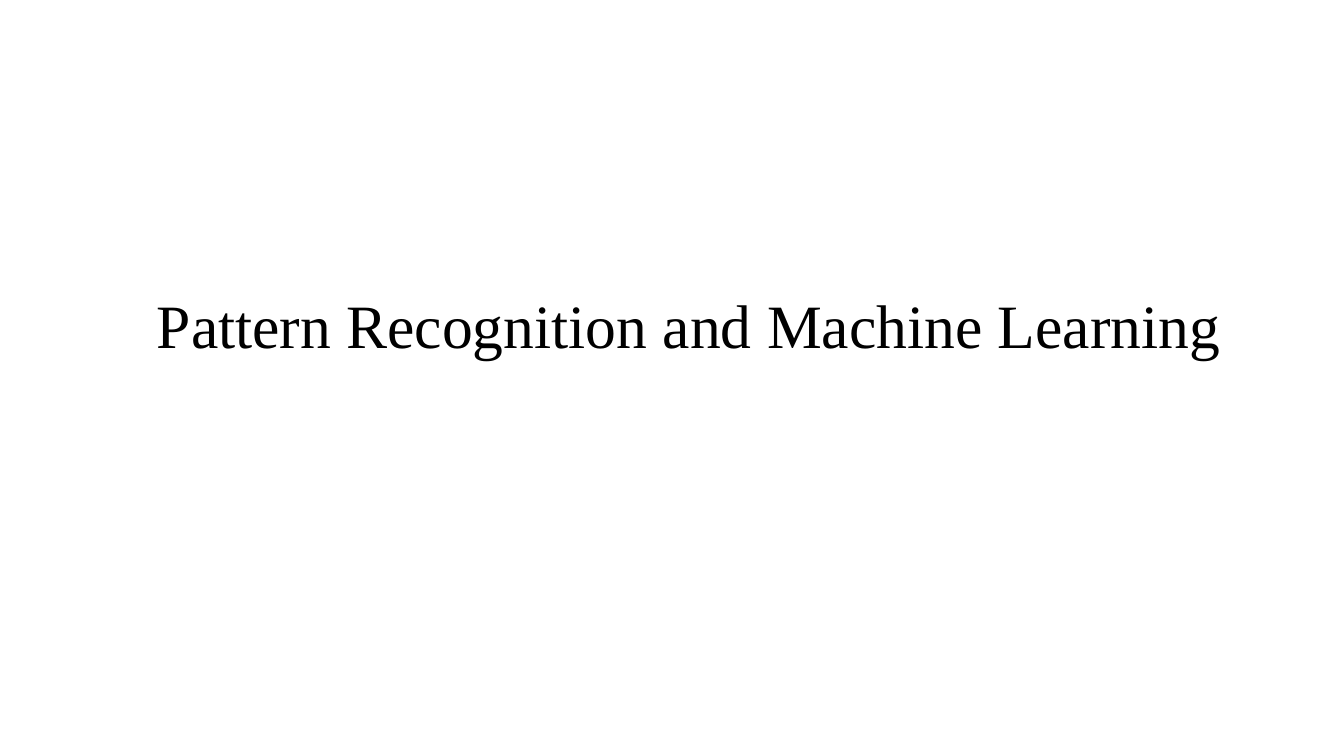
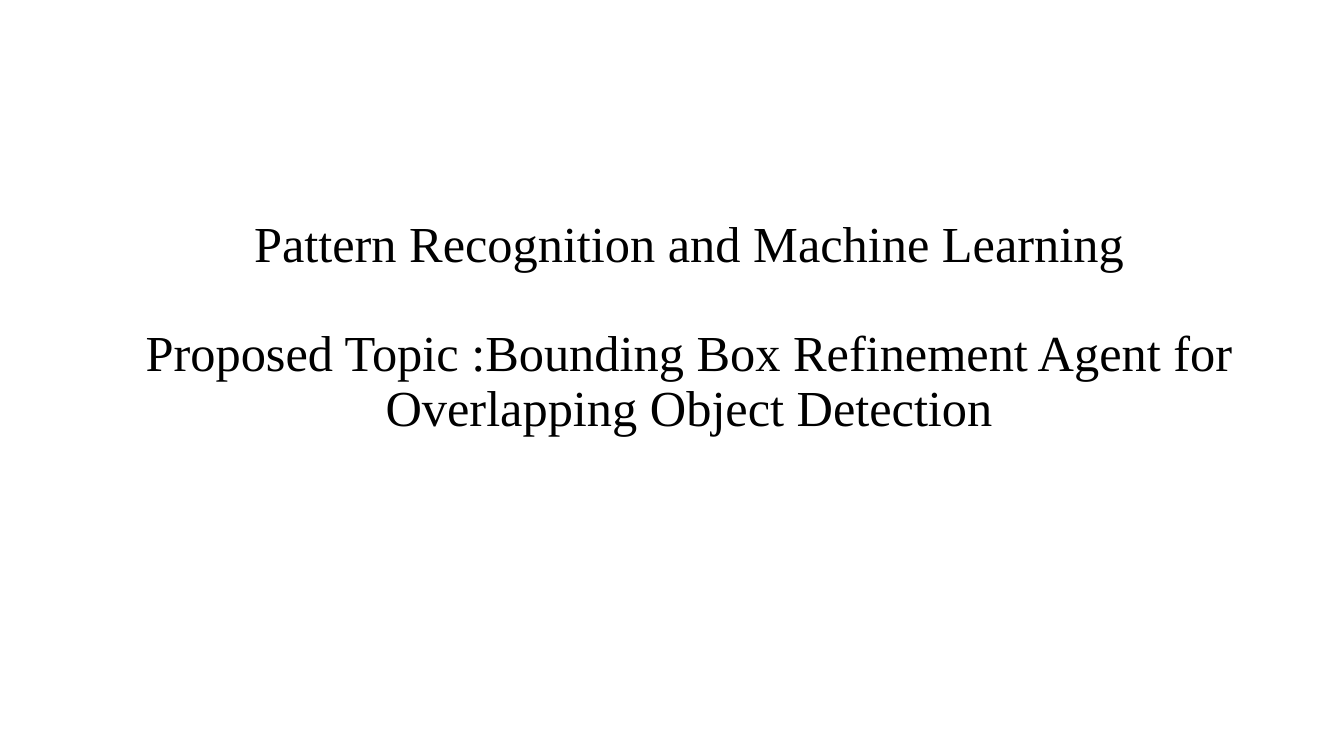
Before and after one commit to mlnewbie1996/Dissertation-MTech, a slide deck: slide 1 of Phase_I/Dissertation_Phase1.pptx. Drawn at 1344x756 pixels with LibreOffice and Linux fonts; fonts in the diff are those of the drawing. Boxes give left, top, right and bottom in pixels: in the first picture for what was removed or moved away, otherwise in the second. Text is boxed around its words. In the diff, an @@ line names an element or a change of style, - is before the commit and + after.

```diff
--- a/Phase_I/Dissertation_Phase1.pptx
+++ b/Phase_I/Dissertation_Phase1.pptx
@@ title at bbox=[146, 227, 1232, 436]: text changed; size 44 to 36 pt @@
-Pattern Recognition and Machine Learning
+Pattern Recognition and Machine Learning
+Proposed Topic :Bounding Box Refinement Agent for Overlapping Object Detection
```
Also in this commit, not shown: 1 slide added, 1 slide removed, 5 other files.
